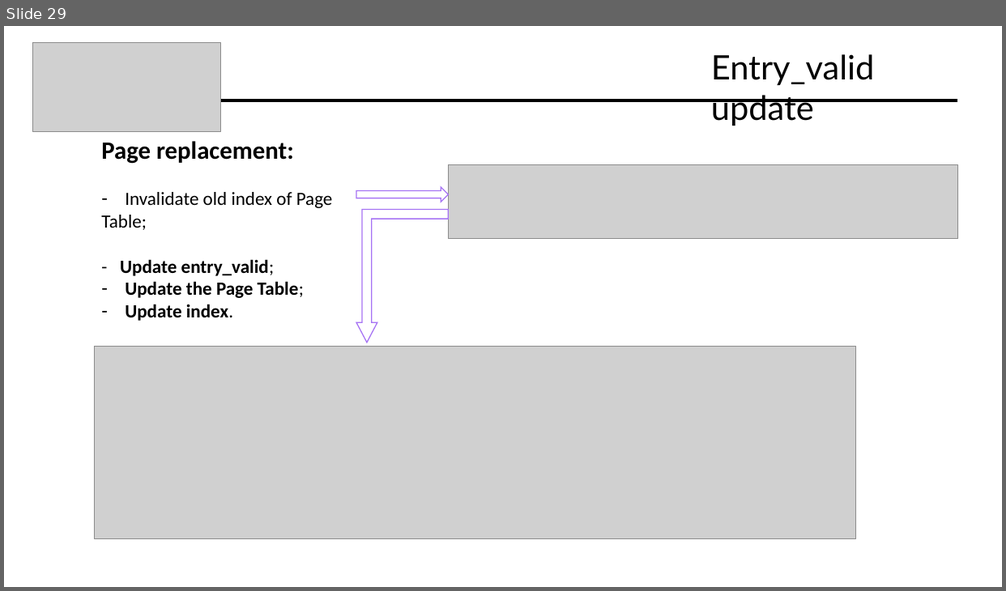
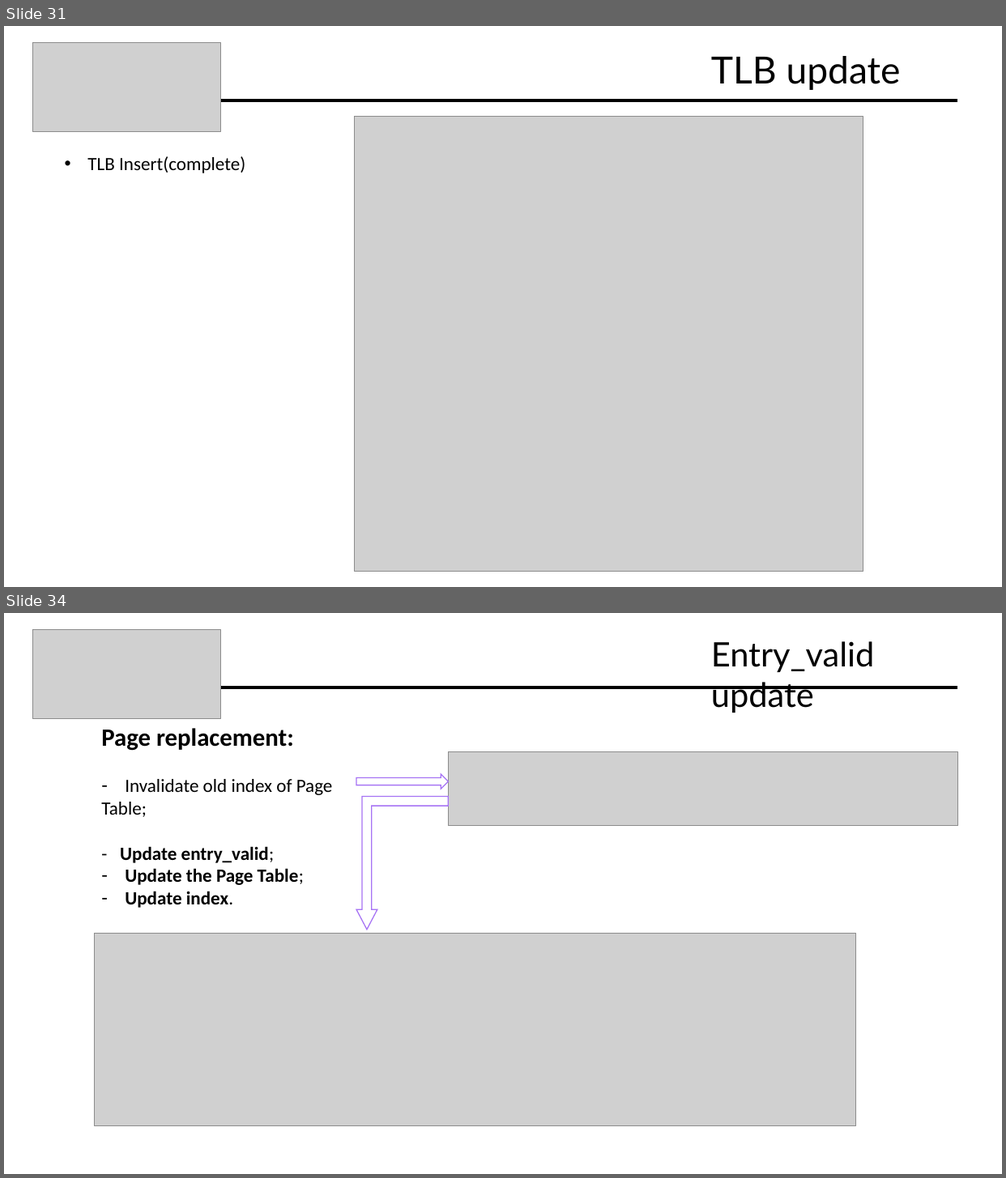
Before and after one commit to Davide619/OS161, a slide deck: Presentazione Progetto OS161.pptx. Shown one above the other, each under a label of ours: slide 29 before the commit, slides 31 and 34 after it; the slides between them are not shown. The pictures are 1006x591 and 1006x1178 pixels, drawn with LibreOffice and Linux fonts; fonts in the diff are those of the drawing; grey boxes stand for pictures. Boxes give left, top, right and bottom in pixels: in the first picture for what was removed or moved away, otherwise in the second. Text is boxed around its words. In the diff, an @@ line names an element or a change of style, - is before the commit and + after.

```diff
--- a/Presentazione Progetto OS161.pptx
+++ b/Presentazione Progetto OS161.pptx
@@ slide 31 added at (x1=4, y1=26, x2=1002, y2=587), background #FFFFFF @@
@@ picture added at (x1=33, y1=42, x2=221, y2=130) @@
@@ title added at (x1=711, y1=56, x2=901, y2=90), 36 pt, text #000000 @@
+TLB update
@@ line added from (221, 101) to (957, 101), #000000 3 pt @@
@@ picture added at (x1=355, y1=117, x2=863, y2=572) @@
@@ text added at (x1=87, y1=156, x2=245, y2=173), 18 pt, text #000000 @@
+• TLB Insert(complete)
@@ what was slide 29 is now slide 34 @@
```
Also in this commit, not shown: 4 slides changed, 5 other slides added, 3 other files.
